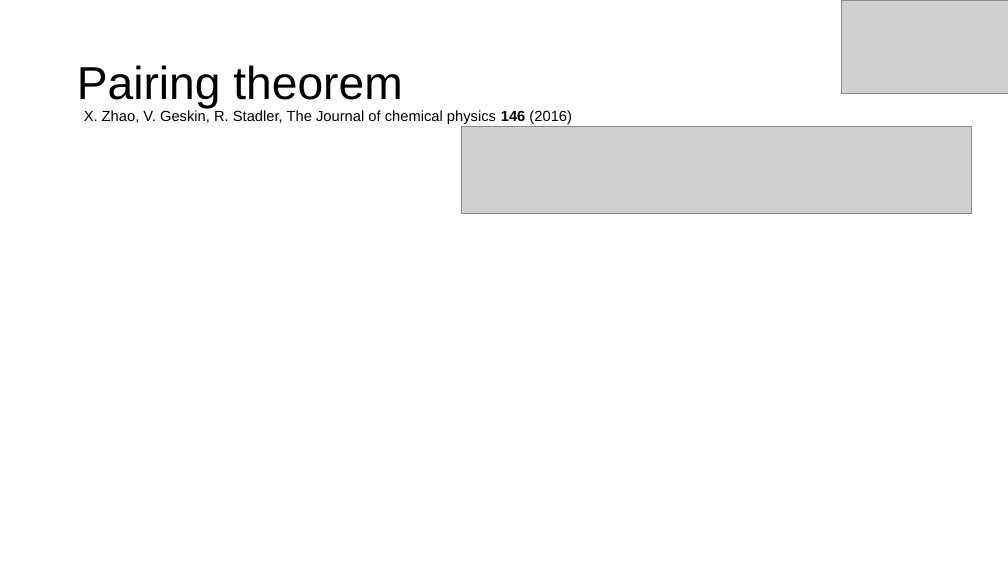
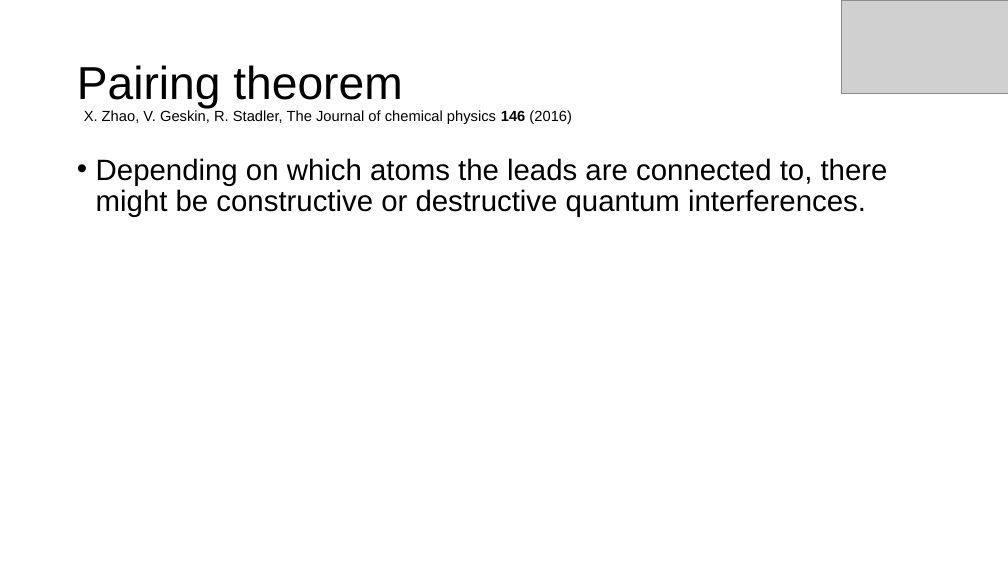
Before and after one commit to SoleilVermeil/grawiti, a slide deck: slide 5 of Presentation1.pptx. Drawn at 1008x567 pixels with LibreOffice and Linux fonts; fonts in the diff are those of the drawing; grey boxes stand for pictures. Boxes give left, top, right and bottom in pixels: in the first picture for what was removed or moved away, otherwise in the second. Text is boxed around its words. In the diff, an @@ line names an element or a change of style, - is before the commit and + after.

```diff
--- a/Presentation1.pptx
+++ b/Presentation1.pptx
@@ picture removed at [461, 126, 972, 214] @@
@@ text added at [96, 158, 888, 217], 28 pt, text #000000 @@
+• Depending on which atoms the leads are connected to, there might be constructive or destructive quantum interferences.
```
Also in this commit, not shown: 1 other slide changed, 3 slides added, 2 slides removed, 2 other files.
